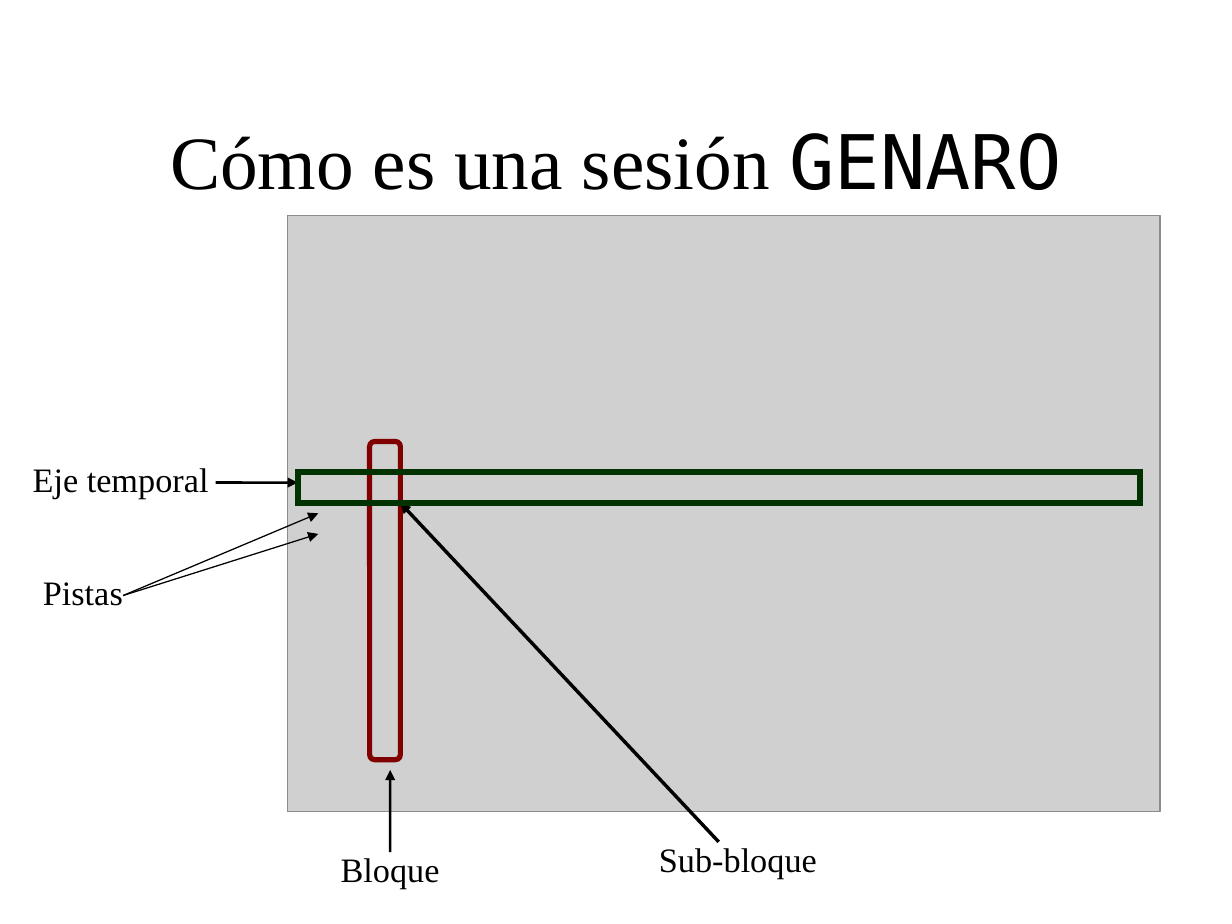
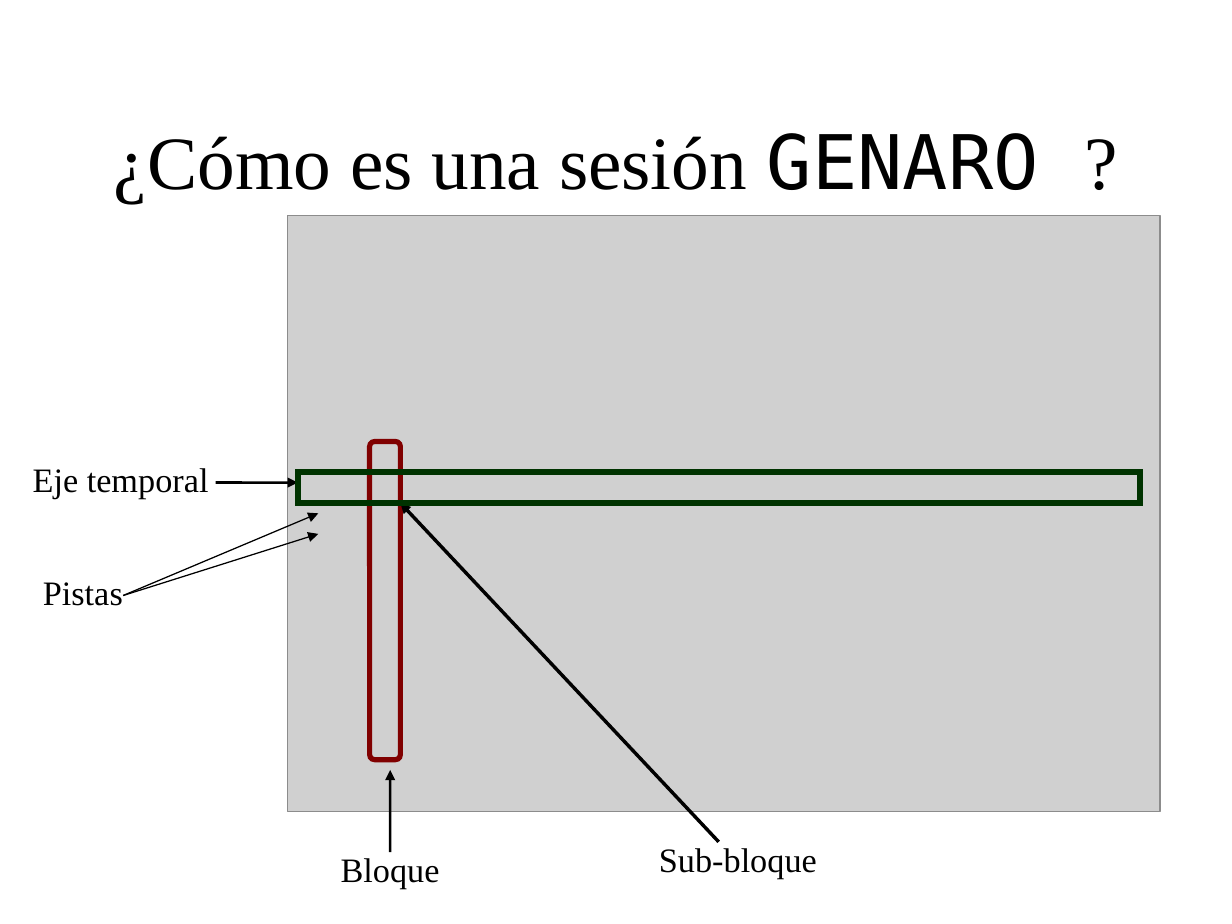
Before and after one commit to BackupTheBerlios/genaro, a slide deck: slide 27 of Documentos/MemoriaSSII/presentacion_proyecto2.ppt. Drawn at 1232x924 pixels with LibreOffice and Linux fonts; fonts in the diff are those of the drawing; grey boxes stand for pictures; background and template pictures are left out. Boxes give left, top, right and bottom in pixels: in the first picture for what was removed or moved away, otherwise in the second. Text is boxed around its words. In the diff, an @@ line names an element or a change of style, - is before the commit and + after.

```diff
--- a/Documentos/MemoriaSSII/presentacion_proyecto2.ppt
+++ b/Documentos/MemoriaSSII/presentacion_proyecto2.ppt
@@ title at (x1=114, y1=133, x2=1039, y2=203): text changed @@
-Cómo es una sesión GENARO
+¿Cómo es una sesión GENARO ?
```
Also in this commit, not shown: 9 other slides changed.
